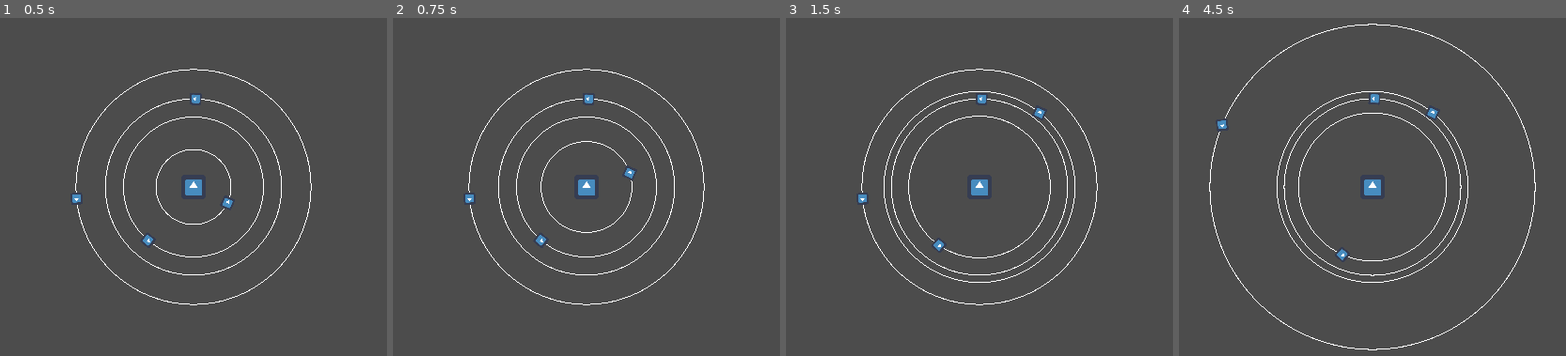
Above: before the commit, frames 1-4 (left to right).
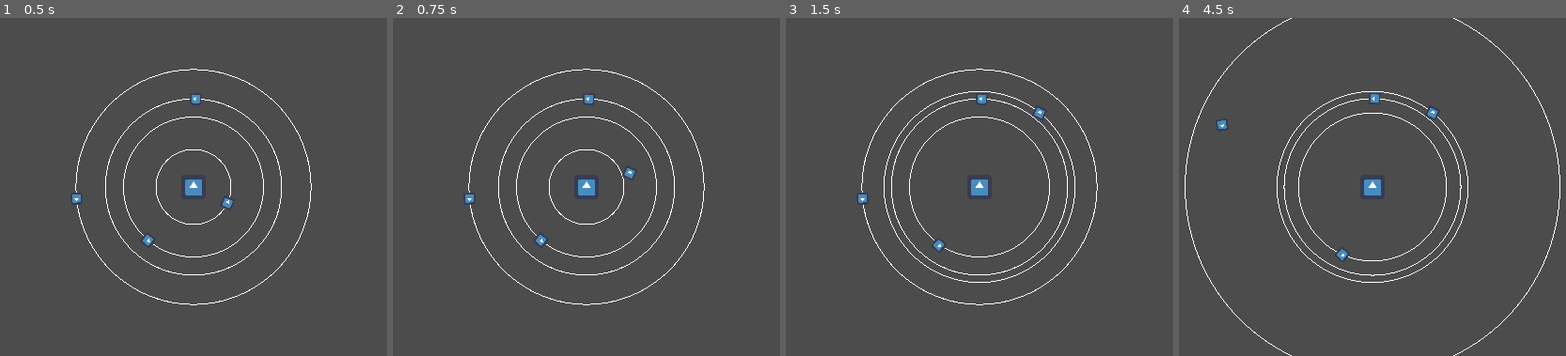
Above: after the commit, the same moments.

Repository: RyanHerb/-jubilant-octo-robot
Game: Godot game, scene res://System.tscn
Same seed, same stepped clock (60 frames per second), same inputs: the game is played once before the commit and once after it. The project has no main scene, so this scene is started directly. The engine's default icon, where the game draws it, is replaced by a stand-in: a white triangle on a blue panel in a dark square.
Inputs (mouse positions are in pixels of both pictures, inside the frame that each line leads up to):
- Up to frame 1 (0.5 s): no input
- Up to frame 2 (0.75 s): tap Enter at 0.5 s; drag from (621, 203) to (648, 112) at 0.52 s
- Up to frame 3 (1.5 s): drag from (933, 241) to (948, 254) at 1.27 s
- Up to frame 4 (4.5 s): move the mouse to (1376, 99) at 2.02 s; click (1376, 99) at 2.17 s; tap Space at 2.75 s; drag from (1256, 197) to (1190, 136) at 2.77 s; move the mouse to (1554, 237) at 3.52 s; click (1554, 237) at 3.67 s; tap Enter at 4.25 s; drag from (1190, 136) to (1283, 102) at 4.27 s

Frame 1 is identical in both runs. In frame 2, 0.3% of the frame differs, in the area x 38-62%, y 36-64%; in frame 3, 0.5%; in frame 4, 1.2%, in the area x 1-99%, y 0-100%.

Commit message:
limit update calls with signals
instead of redrawing on every frame, listen for the planet drag signal

Diff:
--- a/System.gd
+++ b/System.gd
@@ -27,6 +27,7 @@
 		p.rotation = direction
 		radius = radius.rotated(p.rotation)
 		p.position += radius * (n+1)
+		p.connect("dragsignal", self, "_on_planet_drag")
 
 func _draw():
 	var radius
@@ -36,4 +37,7 @@
 
 # Called every frame. 'delta' is the elapsed time since the previous frame.
 func _process(delta):
+	pass
+
+func _on_planet_drag():
 	update()
